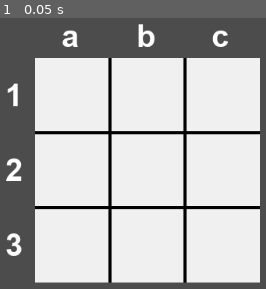
Above: before the commit, frame 1.
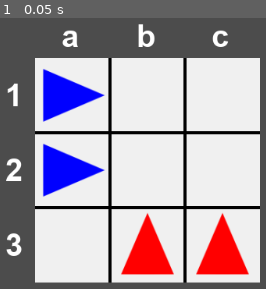
Above: after the commit, the same moment.

Repository: vivisuke/Dodgem
Game: Godot game, scene res://MainScene.tscn
Same seed, same stepped clock (60 frames per second), same inputs: the game is played once before the commit and once after it.
Inputs:
- Up to frame 1 (0.05 s): no input

The runs differ from the first frame. In frame 1, 9.6% of the frame differs, in the area x 16-94%, y 18-95%.

Commit message:
0003 ◎ C 10/28 10/28 0.001│ToDo│タイルマップ設置 0004 ◎ C 10/28 10/28 0.001│ToDo│タイルセット：移動ピース

Diff:
--- a/Dodgem/MainScene.tscn
+++ b/Dodgem/MainScene.tscn
@@ -1,6 +1,38 @@
-[gd_scene load_steps=2 format=2]
+[gd_scene load_steps=5 format=2]
 
 [ext_resource path="res://ColorRect.gd" type="Script" id=1]
+[ext_resource path="res://images/up_red.png" type="Texture" id=2]
+[ext_resource path="res://images/right_blue.png" type="Texture" id=3]
+
+[sub_resource type="TileSet" id=1]
+0/name = "up_red.png 0"
+0/texture = ExtResource( 2 )
+0/tex_offset = Vector2( 0, 0 )
+0/modulate = Color( 1, 1, 1, 1 )
+0/region = Rect2( 0, 0, 96, 96 )
+0/tile_mode = 0
+0/occluder_offset = Vector2( 0, 0 )
+0/navigation_offset = Vector2( 0, 0 )
+0/shape_offset = Vector2( 0, 0 )
+0/shape_transform = Transform2D( 1, 0, 0, 1, 0, 0 )
+0/shape_one_way = false
+0/shape_one_way_margin = 0.0
+0/shapes = [  ]
+0/z_index = 0
+1/name = "right_blue.png 1"
+1/texture = ExtResource( 3 )
+1/tex_offset = Vector2( 0, 0 )
+1/modulate = Color( 1, 1, 1, 1 )
+1/region = Rect2( 0, 0, 96, 96 )
+1/tile_mode = 0
+1/occluder_offset = Vector2( 0, 0 )
+1/navigation_offset = Vector2( 0, 0 )
+1/shape_offset = Vector2( 0, 0 )
+1/shape_transform = Transform2D( 1, 0, 0, 1, 0, 0 )
+1/shape_one_way = false
+1/shape_one_way_margin = 0.0
+1/shapes = [  ]
+1/z_index = 0
 
 [node name="MainScene" type="Node2D"]
 
@@ -14,3 +46,9 @@
 __meta__ = {
 "_edit_use_anchors_": false
 }
+
+[node name="TileMap" type="TileMap" parent="ColorRect"]
+tile_set = SubResource( 1 )
+cell_size = Vector2( 96, 96 )
+format = 1
+tile_data = PoolIntArray( 0, 1, 0, 65536, 1, 0, 131073, 0, 0, 131074, 0, 0 )
Not shown, changed: Dodgem.spr
